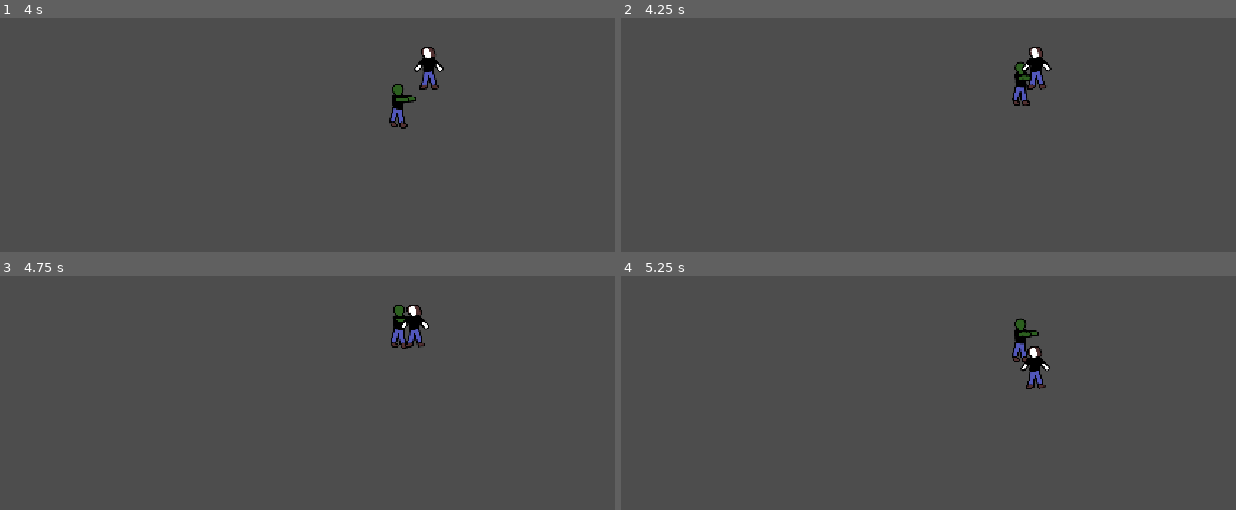
Above: before the commit, frames 1-4 (two rows, left to right).
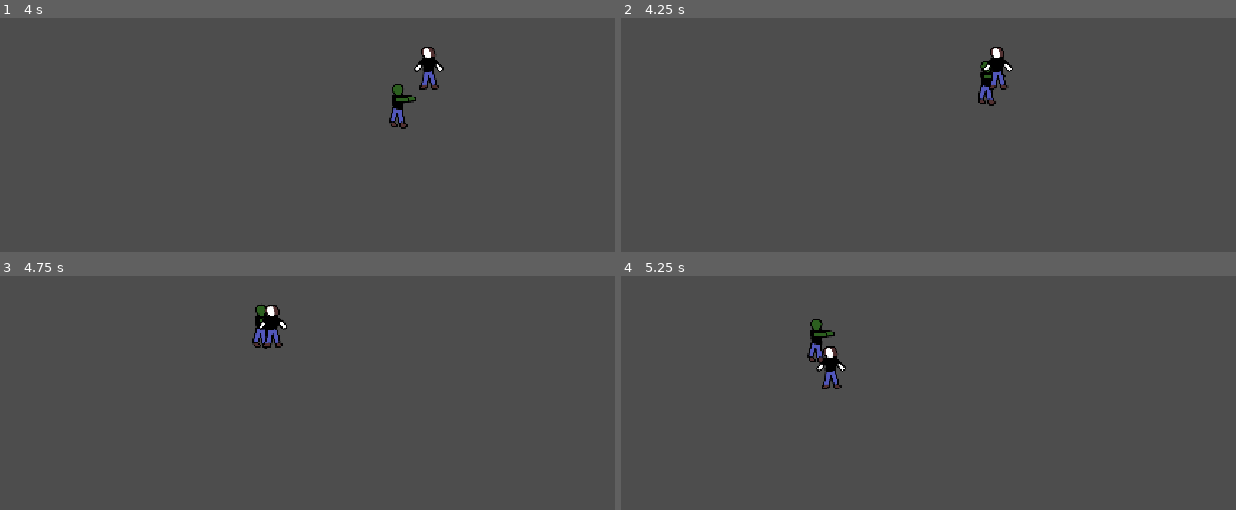
Above: after the commit, the same moments.

Repository: lkump/monster-mosh
Game: Godot game, scene res://scenes/main.tscn
Same seed, same stepped clock (60 frames per second), same inputs: the game is played once before the commit and once after it. The project has no main scene, so this scene is started directly.
Inputs:
- Up to frame 1 (4 s): hold D (right) 0.53-1.28 s; tap Space (attack) every 0.75 s from 0.6 to 3.6 s; hold S (down) 1.28-2.03 s; hold D (right) 2.03-2.78 s; hold W (up) 2.78-3.53 s; hold A (left) from 3.53 s (still down)
- Up to frame 2 (4.25 s): keep holding A (left)
- Up to frame 3 (4.75 s): keep holding A (left); tap Space (attack) at 4.35 s
- Up to frame 4 (5.25 s): release A (left) at 5.03 s; hold S (down) from 5.03 s (still down); tap Space (attack) at 5.1 s

Frame 1 is identical in both runs. In frame 2, 1.6% of the frame differs, in the area x 58-71%, y 12-38%; in frame 3, 1.6%; in frame 4, 1.8%, in the area x 30-70%, y 18-49%.

Commit message:
made player statistics resource

Diff:
--- /dev/null
+++ b/resources/player_statistics_resource.gd
@@ -0,0 +1,7 @@
+class_name PlayerStatisticsResource
+extends Resource
+
+@export var health : int = 100
+@export var speed : int = 300
+@export var attack_damage : int = 10
+@export var defense : int = 1
--- a/scenes/enemy.tscn
+++ b/scenes/enemy.tscn
@@ -2,12 +2,15 @@
 
 [ext_resource type="Texture2D" uid="uid://4m67v7bljneu" path="res://graphics/enemy.png" id="1_7k104"]
 [ext_resource type="Script" uid="uid://24m5tuqwwf5y" path="res://scripts/enemy.gd" id="1_md0e3"]
+[ext_resource type="Script" uid="uid://2mabn00iuak3" path="res://scripts/hit_area_2d.gd" id="3_4ra3w"]
 
 [sub_resource type="CapsuleShape2D" id="CapsuleShape2D_g4v7s"]
 radius = 11.0
 height = 64.0
 
 [node name="Enemy" type="CharacterBody2D" unique_id=335124755]
+collision_layer = 2
+collision_mask = 4
 script = ExtResource("1_md0e3")
 
 [node name="CollisionShape2D" type="CollisionShape2D" parent="." unique_id=1453567473]
@@ -17,3 +20,10 @@
 scale = Vector2(0.33, 0.33)
 texture = ExtResource("1_7k104")
 offset = Vector2(21, 0)
+
+[node name="HitArea2D" type="Area2D" parent="." unique_id=28542323]
+script = ExtResource("3_4ra3w")
+metadata/_custom_type_script = "uid://2mabn00iuak3"
+
+[node name="CollisionShape2D" type="CollisionShape2D" parent="HitArea2D" unique_id=181939666]
+shape = SubResource("CapsuleShape2D_g4v7s")
--- a/scenes/player.tscn
+++ b/scenes/player.tscn
@@ -7,6 +7,7 @@
 height = 60.0
 
 [node name="Player" type="CharacterBody2D" unique_id=207911696]
+collision_layer = 5
 script = ExtResource("1_g2els")
 
 [node name="Sprite2D" type="Sprite2D" parent="." unique_id=1339418698]
Not shown, added: resources/player_statistics_resource.gd.uid
